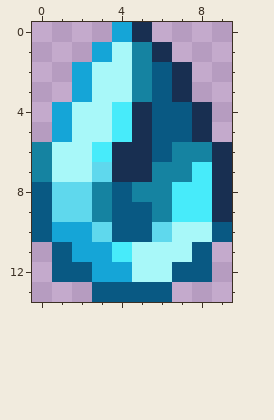
One commit to this pixel-art sprite: Assets/Items/LandOfTheLustrousSeries/Aquamarine.png. This is how it looked before the edit.
The file is 20x28 pixels, drawn in blocks of 2x2; one block is one cell here.
And afterwards:
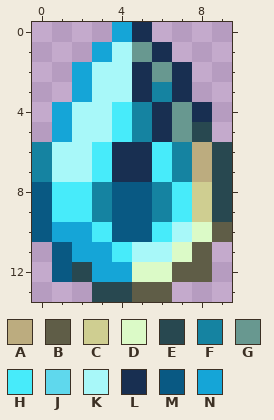
Palette (. is transparent): A #bcac7f  B #5f5d47  C #cfce91  D #dbfac7  E #284850  F #1583a1  G #689890  H #47ebfa  J #5fd8ed  K #a8f8f9  L #182f51  M #095983  N #15a5d7
Changes in this commit:
y 1: x 5 F -> G
y 2: x 5..6 FM -> LG
y 3: x 5..6 FM -> LF
y 4: x 5..7 LMM -> FLG
y 5: x 5..8 LMML -> FLGE
y 6: x 6 M -> H; x 8..9 FL -> AE
y 7: x 3 J -> H; x 6 F -> H; x 8..9 HL -> AE
y 8: x 1..2 JJ -> HH; x 5 F -> M; x 8..9 HL -> CE
y 9: x 1..2 JJ -> HH; x 8..9 HL -> CE
y 10: x 3 J -> H; x 6 J -> H; x 8..9 KM -> DB
y 11: x 7..8 KM -> DB
y 12: x 2 M -> E; x 5..8 KKMM -> DDBB
y 13: x 3..6 MMMM -> EEBB
Pixel boxes of the changes (left, top, right, bottom) in both pictures:
changed: (52, 42, 232, 302)
